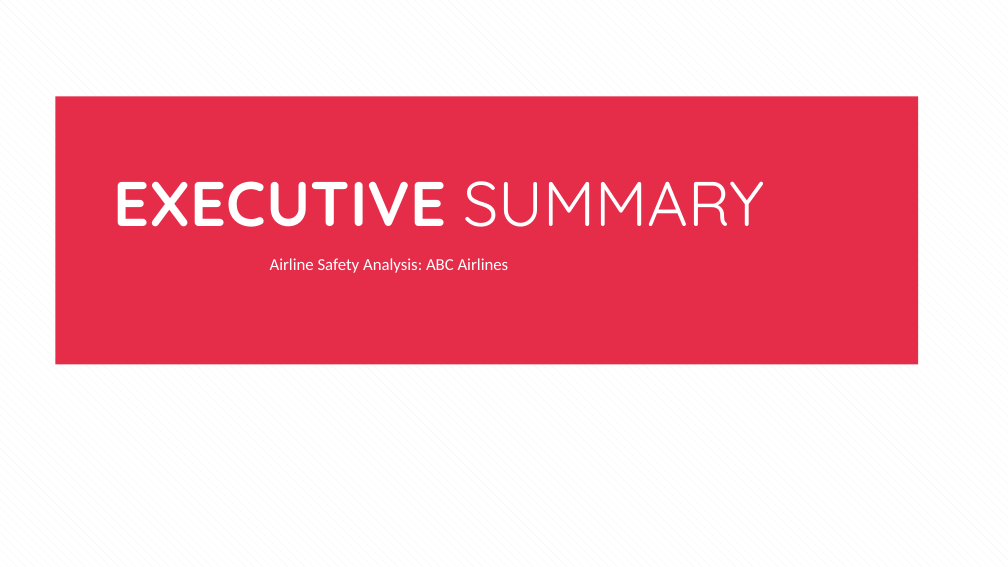
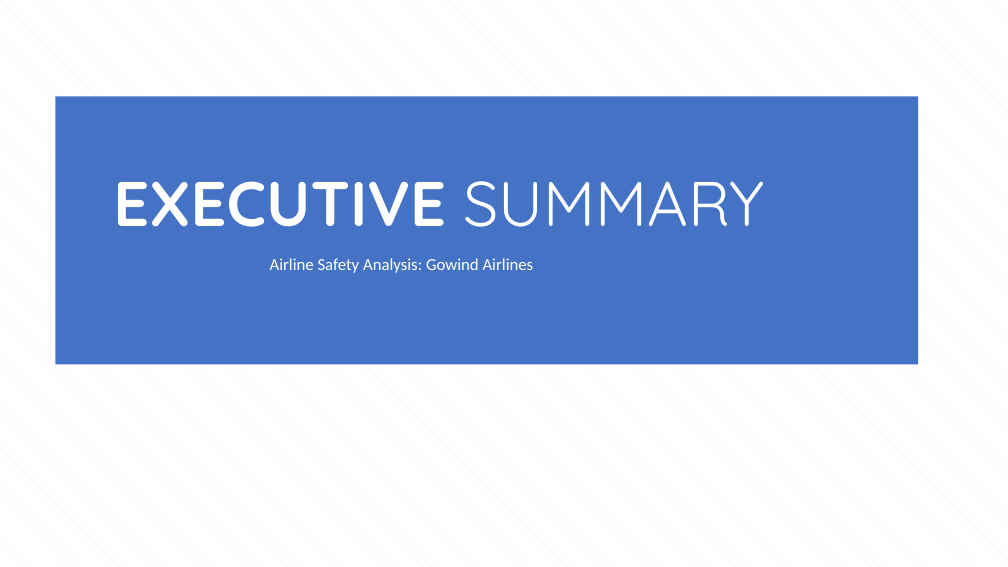
Before and after one commit to suprajarapuru/Data-Visulization-Story-Telling, a slide deck: slide 1 of Term Project/RapuruSupraja_Executive Summary_Airline_Safety.pptx. Drawn at 1008x567 pixels with LibreOffice and Linux fonts; fonts in the diff are those of the drawing. Boxes give left, top, right and bottom in pixels: in the first picture for what was removed or moved away, otherwise in the second. Text is boxed around its words. In the diff, an @@ line names an element or a change of style, - is before the commit and + after.

```diff
--- a/Term Project/RapuruSupraja_Executive Summary_Airline_Safety.pptx
+++ b/Term Project/RapuruSupraja_Executive Summary_Airline_Safety.pptx
@@ rectangle at [55,97,918,364]: fill #E31737 at 90% opacity to #4472C4 @@
@@ text at [270,258,534,273]: text changed @@
-Airline Safety Analysis: ABC Airlines
+Airline Safety Analysis: Gowind Airlines
```
Also in this commit, not shown: 9 slides added, 5 slides removed, 1 other file.
